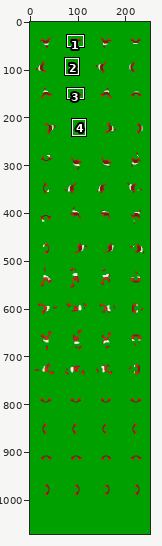
Edited in one commit: sprite sheet (client/images/spritesShirts.png). Above: a wide view before the commit, with the close-up outlined.
Close-up. Before the commit:
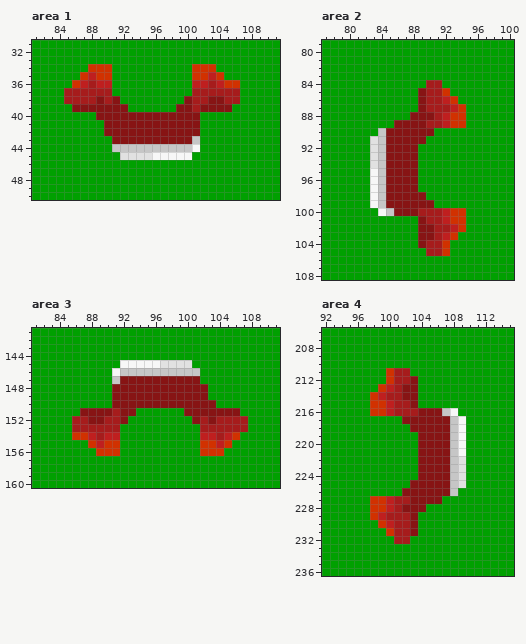
The file is 252x1071 pixels. Colours within 5 levels of each other are drawn and written as one. Shown: area 1: x 81..111, y 31..50; area 2: x 77..100, y 79..108; area 3: x 81..111, y 141..160; area 4: x 92..115, y 206..236. The commit also changed other parts of the picture, which this record leaves out.
New version:
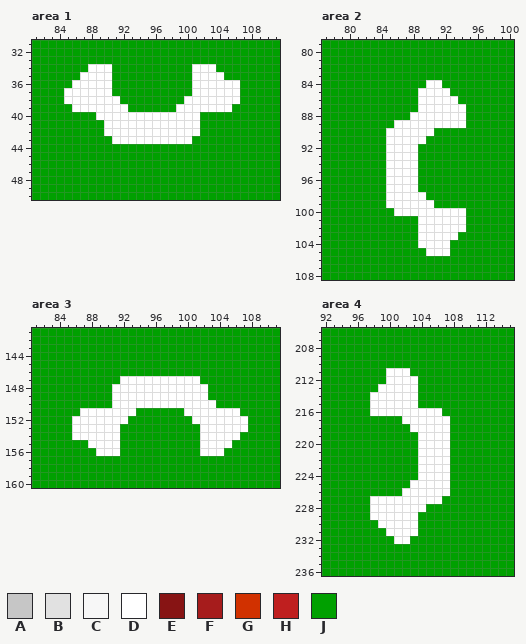
Palette (. is transparent): A #c6c6c6  B #e1e1e1  C #f7f7f7  D #ffffff  E #871414  F #a61c1c  G #d13100  H #bf1f1f  J #00a000
Changes in this commit:
Changed rows in their new state; - is an unchanged pixel.
Area 1:
first column x 85:
34 ---DDD----------DDD---
35 --DDDD----------DDDD--
36 -DDDDD----------DDDDDD
37 DDDDDD----------DDDDDD
38 DDDDDDD--------DDDDDDD
39 -DDDDDDD------DDDDDDD-
40 ----DDDDDDDDDDDDD-----
41 -----DDDDDDDDDDDD-----
42 -----DDDDDDDDDDDD-----
43 ------DDDDDDDDDDJ-----
44 ------JJJJJJJJJJJ-----
45 -------JJJJJJJJJ------
Area 2:
first column x 83:
 84 -------DD---
 85 ------DDDD--
 86 ------DDDDD-
 87 ------DDDDDD
 88 -----DDDDDDD
 89 ---DDDDDDDDD
 90 -JDDDDDD----
 91 JJDDDDD-----
 92 JJDDDD------
 93 JJDDDD------
 94 JJDDDD------
 95 JJDDDD------
 96 JJDDDD------
 97 JJDDDD------
 98 JJDDDDD-----
 99 JJDDDDDD----
100 -JJDDDDDDDDD
101 ------DDDDDD
102 ------DDDDDD
103 ------DDDDD-
104 ------DDDD--
105 -------DDD--
Area 3:
first column x 86:
145 ------JJJJJJJJJ-------
146 -----JJJJJJJJJJJ------
147 -----JDDDDDDDDDD------
148 -----DDDDDDDDDDDD-----
149 -----DDDDDDDDDDDD-----
150 -----DDDDDDDDDDDDD----
151 -DDDDDDD------DDDDDDD-
152 DDDDDDD--------DDDDDDD
153 DDDDDD----------DDDDDD
154 DDDDDD----------DDDDD-
155 --DDDD----------DDDD--
156 ---DDD----------DDD---
Area 4:
first column x 98:
211 --DDD-------
212 --DDDD------
213 -DDDDD------
214 DDDDDD------
215 DDDDDD------
216 DDDDDDDDDJJ-
217 ----DDDDDDJJ
218 -----DDDDDJJ
219 ------DDDDJJ
220 ------DDDDJJ
221 ------DDDDJJ
222 ------DDDDJJ
223 ------DDDDJJ
224 ------DDDDJJ
225 -----DDDDDJJ
226 ----DDDDDDJ-
227 DDDDDDDDD---
228 DDDDDDD-----
229 DDDDDD------
230 -DDDDD------
231 --DDDD------
232 ---DD-------
